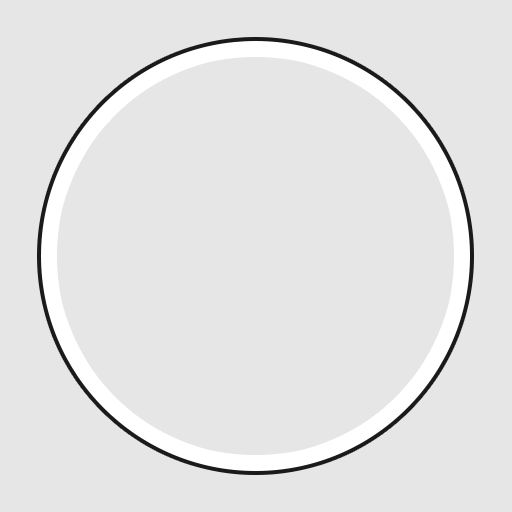
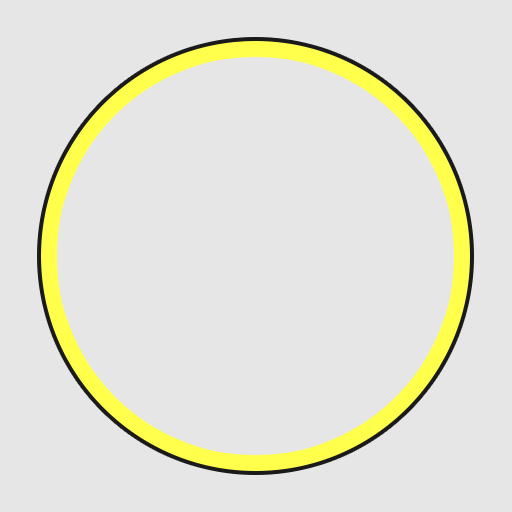
Before/after of a 512x512 layered artwork. What changed in the layer stack:
pixels changed over [left=41, top=41, right=470, bottom=471] (layer not identified)
